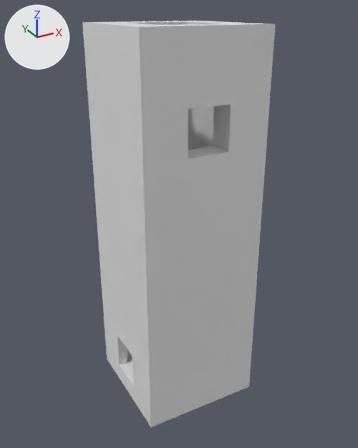
Renders of the Blender file Assets/Models/Omnis/Diving_Pool.blend from each side of a commit.
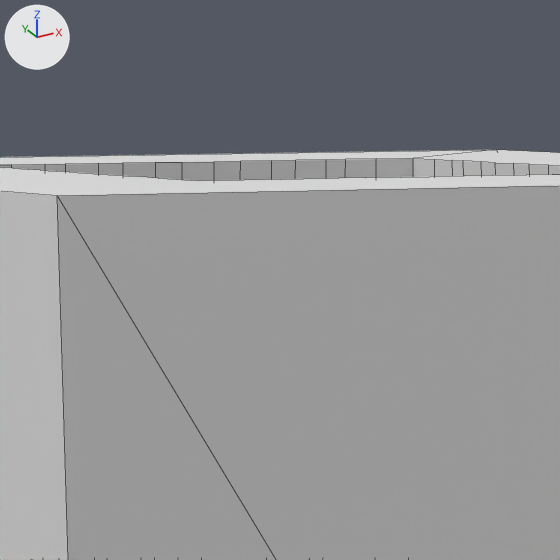
Each version is shown whole from a 50 mm lens placed at (-21.4, -39.9, 27.3), pointed at (0.4, -0.2, 7.5), then close up on the part from 37% to 58% of the width and 0% to 17% of the height. Arrows for +X, +Y and +Z are at upper left; the lights stay in place. The close-ups show mesh edges as thin lines.

The first close-up shows 'Pool'.
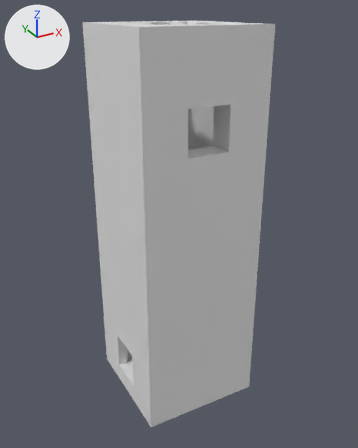
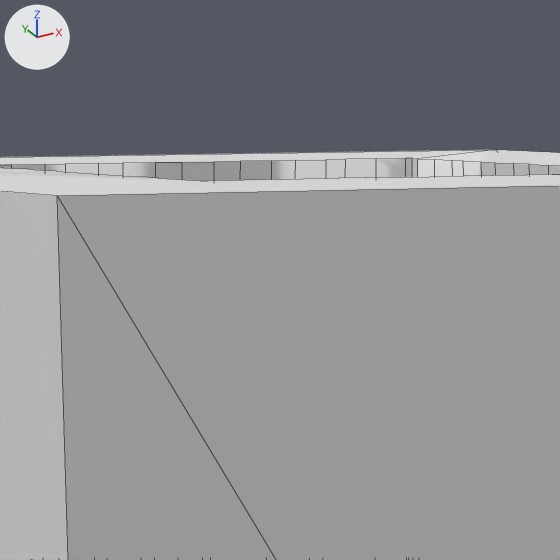
Commit message: Bevel the inner edges of the diving pool

The change in detail:
me_cube_010 has 8 vertices, 6 faces and spans x -1.0..1.0, y -1.84..4.34, z -0.32..0.32.
me_cube_010 is used by ob_pool; location (0.0, 0.0, 0.0); rotation (1.571, 0.0, 0.0), in degrees (90, 0, 0); scale (5.99, 5.99, 18.5).
me_cube_010 part 1: all faces are now shaded smooth (6 of 6 changed).
me_cube_010 part 2: edges marked sharp go from 0 to 12.
me_circle_001 is used by ob_original; location (0.0, 0.0, -9.001); scale (5.4, 5.4, 7.0).
me_circle_001 had 2040 vertices, 1982 faces and spanned x -1.0..1.0, y -1.0..1.0, z 0.0..5.0.
me_circle_001 now has 2312 vertices, 2246 faces and spans x -1.0..1.0, y -1.0..1.0, z 0.0..5.0.
me_circle_001 part 3: 44 vertices removed from x -0.67..0.67, y -0.67..0.67, z 1.36..5.0; 316 vertices added at x -0.72..0.72, y -0.72..0.72, z 0.0..5.0.
me_circle_001 part 4: 1716 kept faces spanning x -1.0..1.0, y -1.0..1.0, z 0.0..5.0 are now shaded smooth.

Changed parts and their boxes [x1, y1, x2, y2] in the close-ups (560 x 560 px):
part 2 of me_cube_010, shading changed: [0, 150, 560, 560] in both
part 3 of me_circle_001, built on: [0, 158, 435, 178] in both
part 4 of me_circle_001, shading changed: [12, 159, 551, 181] in both
